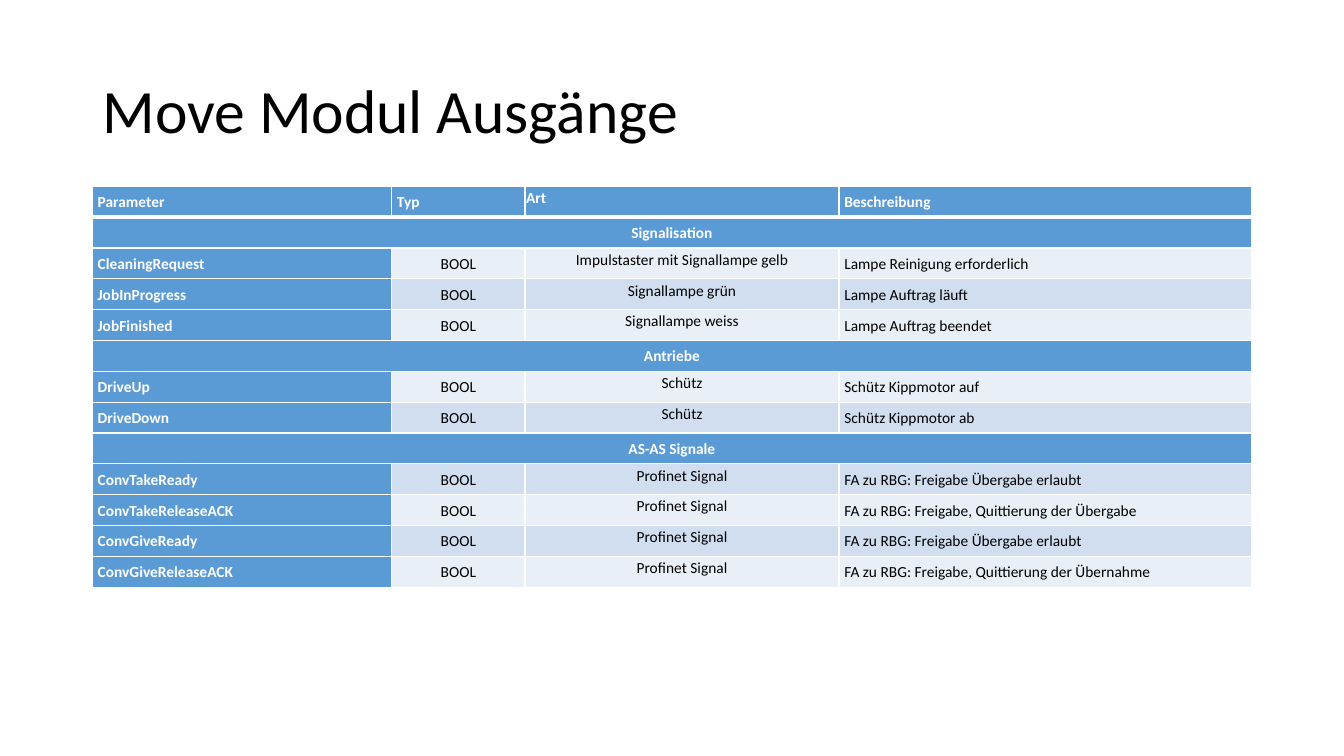
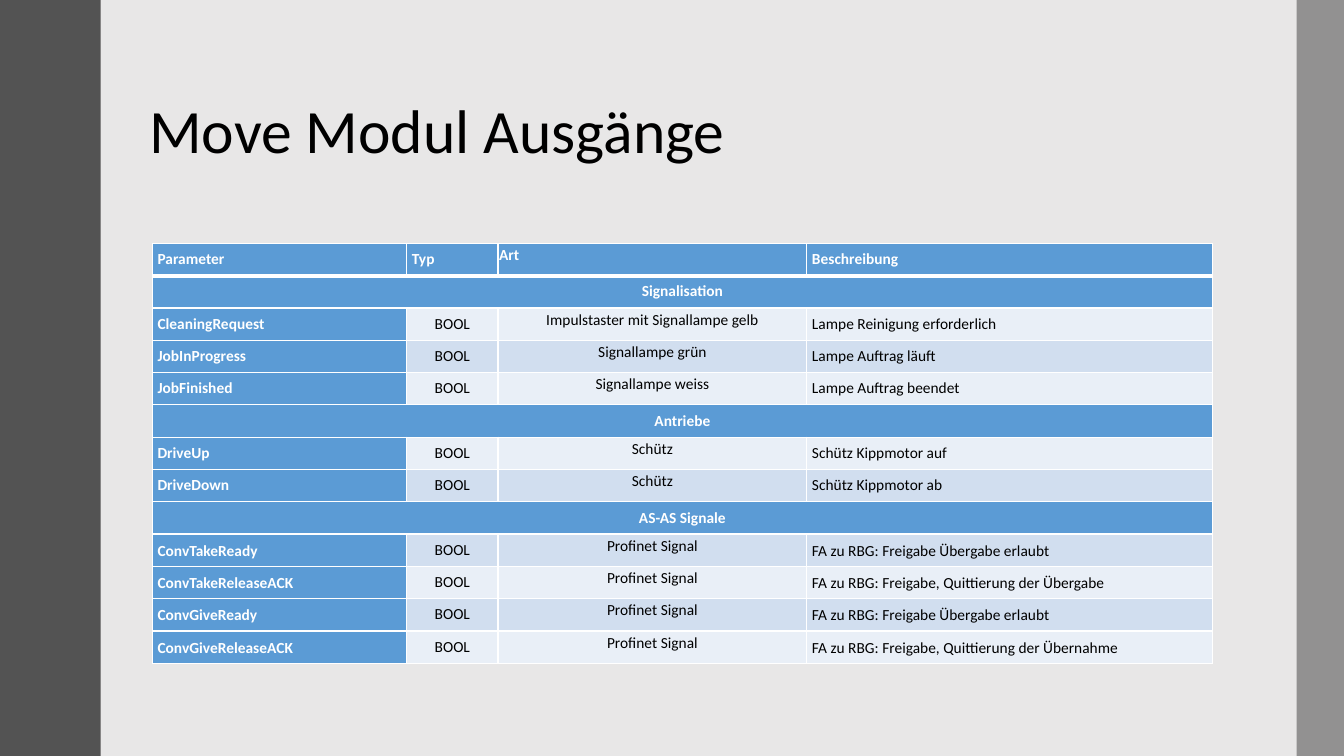
Before and after one commit to AkazeX/Schule, a slide deck: slide 16 of IPA.pptx (slide 15 before the commit). Drawn at 1344x756 pixels with LibreOffice and Linux fonts; fonts in the diff are those of the drawing. Boxes give left, top, right and bottom in pixels: in the first picture for what was removed or moved away, otherwise in the second. Text is boxed around its words. In the diff, an @@ line names an element or a change of style, - is before the commit and + after.

```diff
--- a/IPA.pptx
+++ b/IPA.pptx
@@ background #FFFFFF to #E9E7E7 @@
@@ rectangle added at box(0, 0, 101, 756), fill #525252 @@
@@ rectangle added at box(1297, 0, 1344, 756), fill #595959 at 60% opacity @@
@@ title "Move Modul Ausgänge": place and size @@
-title "Move Modul Ausgänge" at box(102, 90, 678, 144)
+title "Move Modul Ausgänge" at box(149, 110, 725, 164)
@@ table: place and size @@
-table at box(93, 187, 1251, 584)
+table at box(152, 243, 1212, 663)
```
Also in this commit, not shown: 18 other slides changed, 2 slides added, 1 slide removed, 1 other file.
